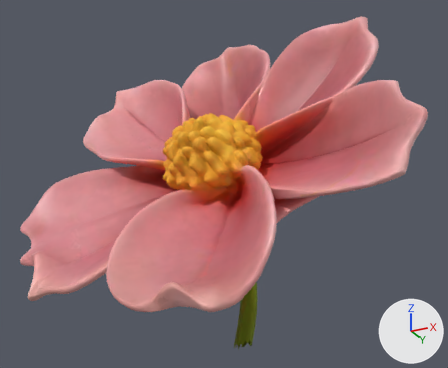
One commit to the glTF model assets/models/pink_cosmos.glb: the scene before it, then after it.
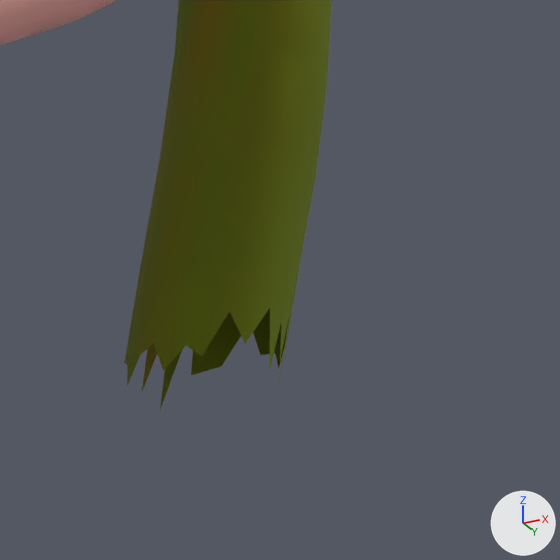
There are two pictures of each version: one whole from a 50 mm lens placed at (0.818, -1.535, 0.475), pointed at (0.021, 0.059, 1.192), one close up on the part from 49% to 63% of the width and 83% to 100% of the height. Every picture has the same lights, and +X, +Y and +Z are marked at lower right. The first two pictures are the older version. Where no turn or scale is listed for an object, it has been applied to the vertices. Vertices at exactly the same position are counted once.

Names of what the first close-up shows: 'model'.
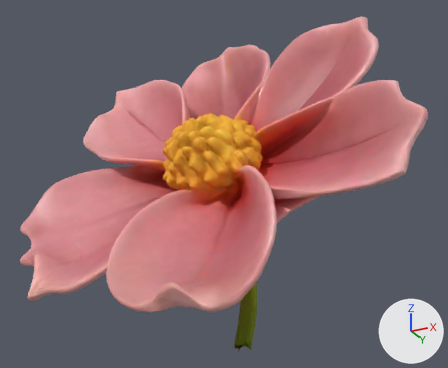
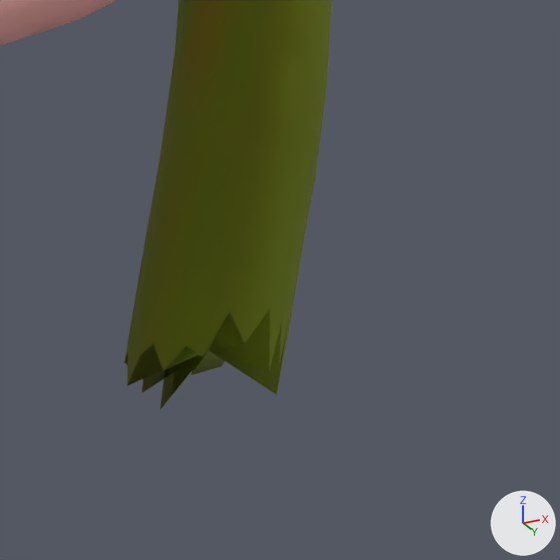
Edits to the bpy script that builds the scene:
```text
Change me_mesh_0:
    used by ob_model
    remove me_mesh_0.from_pydata(...)  # 14331 vertices, 28631 faces; spans x -0.656..0.658, y -0.382..0.381, z 0.697..1.905
    add me_mesh_0.from_pydata(...)  # 14332 vertices, 28660 faces; spans x -0.656..0.658, y -0.382..0.381, z 0.697..1.905
    me_mesh_0 part 1
    1 vertex is added at (0.049, 0.129, 0.714)
    29 new faces join them
```

What differs and where, as boxes (x1, y1, x2, y2) in the close-ups (560 x 560 px):
'model', reshaped: before (0, 0, 332, 409); after (0, 0, 332, 410)
part 1 of me_mesh_0, added (green): after (124, 308, 289, 410)
